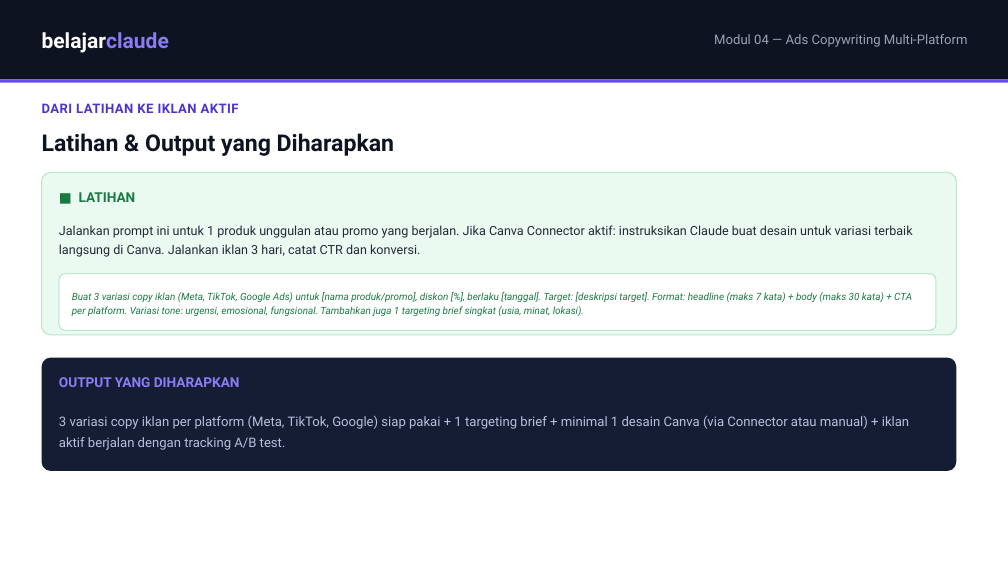
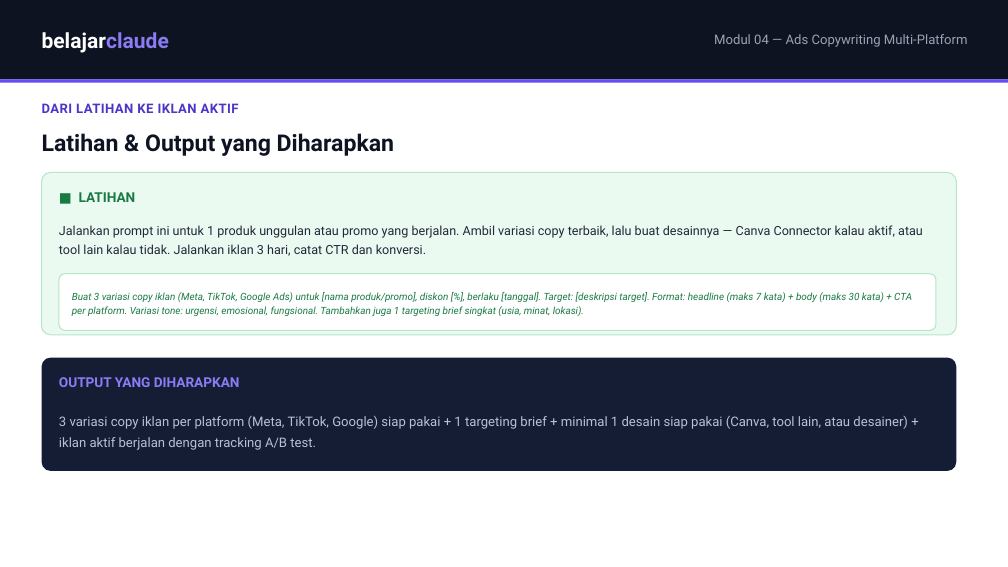
Before and after one commit to juliautomo/belajar-claude, a slide deck: slide 7 of Content-Marketing/M04-Ads-Copywriting/K3-M04-Ads-Copywriting.pptx. Drawn at 1008x567 pixels with LibreOffice and Linux fonts; fonts in the diff are those of the drawing. Boxes give left, top, right and bottom in pixels: in the first picture for what was removed or moved away, otherwise in the second. Text is boxed around its words. In the diff, an @@ line names an element or a change of style, - is before the commit and + after.

Commit message:
M04: de-emphasize Canva as the only path, fix Claude image-capability framing (HTML + PPTX)
- Canva Connector reframed as one optional tool for turning copy into a
  finished visual, not the default/only workflow — case study, tip-box,
  Cara Kerja step 3, Latihan, and Output box all now say 'Canva Connector
  kalau aktif, atau tool/desainer lain kalau tidak' instead of assuming Canva
- 'Claude tidak bisa mengedit atau membuat foto langsung' led with a flat
  negative; reframed to lead with the Prompt Enhancer capability first
  (same pattern M03 already uses), limitation folded in rather than leading
- PPTX slides 2, 5, 7 updated to match (text-only run edits, formatting
  preserved), re-rendered via LibreOffice + pdftoppm and visually checked —
  no overflow on any edited text box

```diff
--- a/Content-Marketing/M04-Ads-Copywriting/K3-M04-Ads-Copywriting.pptx
+++ b/Content-Marketing/M04-Ads-Copywriting/K3-M04-Ads-Copywriting.pptx
@@ text at [59, 225, 923, 256]: text changed @@
-Jalankan prompt ini untuk 1 produk unggulan atau promo yang berjalan. Jika Canva Connector aktif: instruksikan Claude buat desain untuk variasi terbaik langsung di Canva. Jalankan iklan 3 hari, catat CTR dan konversi.
+Jalankan prompt ini untuk 1 produk unggulan atau promo yang berjalan. Ambil variasi copy terbaik, lalu buat desainnya — Canva Connector kalau aktif, atau tool lain kalau tidak. Jalankan iklan 3 hari, catat CTR dan konversi.
@@ text at [59, 416, 908, 450]: text changed @@
-3 variasi copy iklan per platform (Meta, TikTok, Google) siap pakai + 1 targeting brief + minimal 1 desain Canva (via Connector atau manual) + iklan aktif berjalan dengan tracking A/B test.
+3 variasi copy iklan per platform (Meta, TikTok, Google) siap pakai + 1 targeting brief + minimal 1 desain siap pakai (Canva, tool lain, atau desainer) + iklan aktif berjalan dengan tracking A/B test.
```
Also in this commit, not shown: 2 other slides changed, 1 other file.
